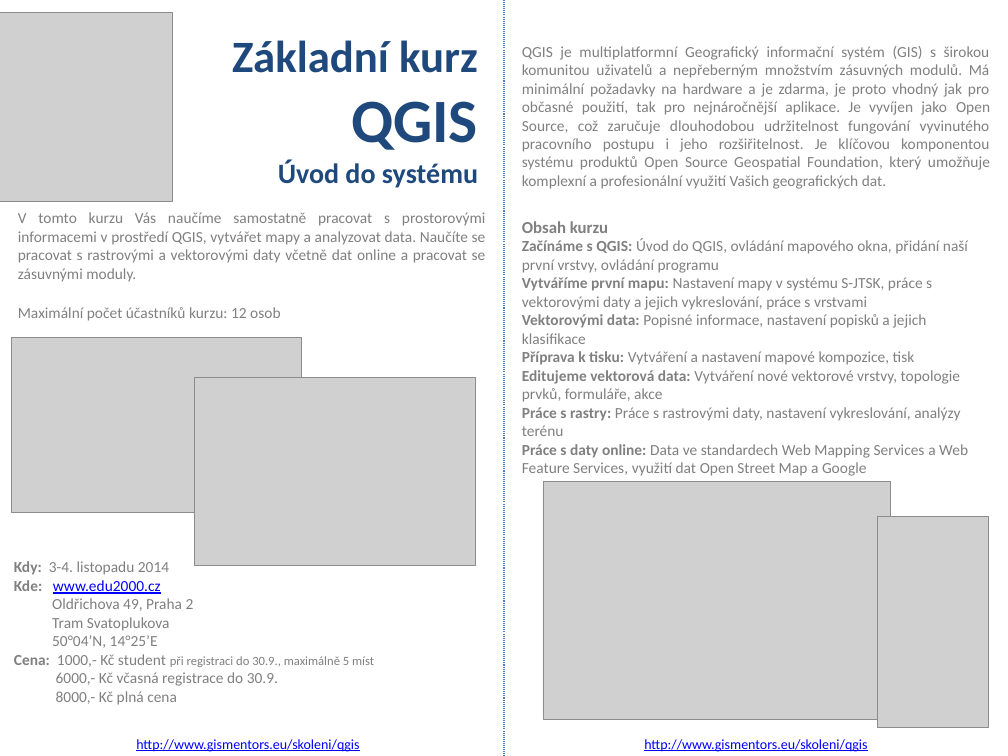
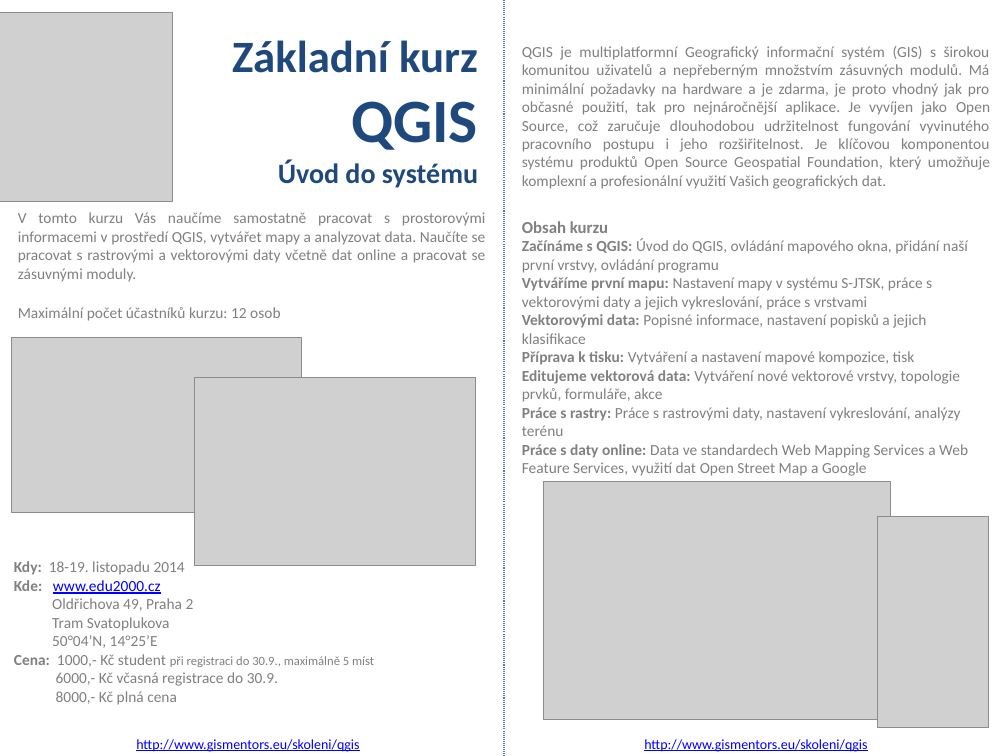
Before and after one commit to GISMentors/marketing, a slide deck: slide 1 of flyers/skoleni-qgis-zakladni.pptx. Drawn at 1008x756 pixels with LibreOffice and Linux fonts; fonts in the diff are those of the drawing; grey boxes stand for pictures. Boxes give left, top, right and bottom in pixels: in the first picture for what was removed or moved away, otherwise in the second. Text is boxed around its words. In the diff, an @@ line names an element or a change of style, - is before the commit and + after.

```diff
--- a/flyers/skoleni-qgis-zakladni.pptx
+++ b/flyers/skoleni-qgis-zakladni.pptx
@@ text at [14,561,185,575]: text changed @@
-Kdy: 3-4. listopadu 2014
+Kdy: 18-19. listopadu 2014
```
Also in this commit, not shown: 1 other file.
